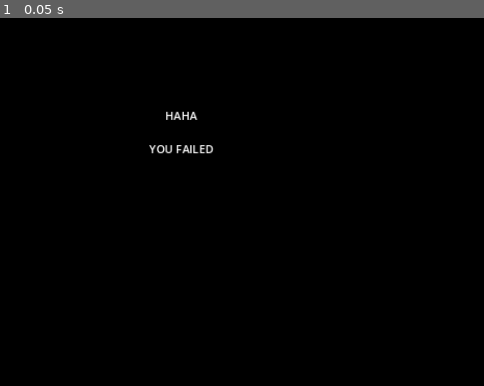
Above: before the commit, frame 1.
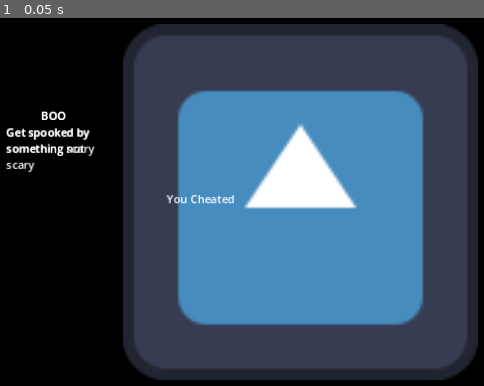
Above: after the commit, the same moment.

Repository: kirby-b/Mouse-Maze-Godot
Game: Godot game, scene res://scenes/lvl_1.tscn
Same seed, same stepped clock (60 frames per second), same inputs: the game is played once before the commit and once after it. The engine's default icon, where the game draws it, is replaced by a stand-in: a white triangle on a blue panel in a dark square.
Inputs:
- Up to frame 1 (0.05 s): no input

The runs differ from the first frame. In frame 1, 71% of the frame differs, in the area x 1-99%, y 1-99%.

Commit message:
Added several animations
Cheat, Fail, NotScary, and Scary

Diff:
--- a/scenes/screen_player.tscn
+++ b/scenes/screen_player.tscn
@@ -1,12 +1,333 @@
-[gd_scene load_steps=2 format=3 uid="uid://ulj6sg3ss4yf"]
+[gd_scene load_steps=10 format=3 uid="uid://ulj6sg3ss4yf"]
 
 [ext_resource type="Texture2D" uid="uid://bh7pvc0vwo7cu" path="res://media/icon.svg" id="1_g6upk"]
+[ext_resource type="Script" path="res://scripts/screen_player.gd" id="1_ww713"]
+
+[sub_resource type="Animation" id="Animation_vlc4v"]
+resource_name = "Cheat"
+length = 0.001
+tracks/0/type = "value"
+tracks/0/imported = false
+tracks/0/enabled = true
+tracks/0/path = NodePath("Cheat/RichTextLabel:visible")
+tracks/0/interp = 1
+tracks/0/loop_wrap = true
+tracks/0/keys = {
+"times": PackedFloat32Array(0),
+"transitions": PackedFloat32Array(1),
+"update": 1,
+"values": [true]
+}
+tracks/1/type = "value"
+tracks/1/imported = false
+tracks/1/enabled = true
+tracks/1/path = NodePath("Background:visible")
+tracks/1/interp = 1
+tracks/1/loop_wrap = true
+tracks/1/keys = {
+"times": PackedFloat32Array(0),
+"transitions": PackedFloat32Array(1),
+"update": 1,
+"values": [true]
+}
+
+[sub_resource type="Animation" id="Animation_6fbb4"]
+resource_name = "Clear"
+length = 0.001
+tracks/0/type = "value"
+tracks/0/imported = false
+tracks/0/enabled = true
+tracks/0/path = NodePath("Background:visible")
+tracks/0/interp = 1
+tracks/0/loop_wrap = true
+tracks/0/keys = {
+"times": PackedFloat32Array(0),
+"transitions": PackedFloat32Array(1),
+"update": 1,
+"values": [false]
+}
+tracks/1/type = "value"
+tracks/1/imported = false
+tracks/1/enabled = true
+tracks/1/path = NodePath("NotScary/JumpScare:visible")
+tracks/1/interp = 1
+tracks/1/loop_wrap = true
+tracks/1/keys = {
+"times": PackedFloat32Array(0),
+"transitions": PackedFloat32Array(1),
+"update": 1,
+"values": [false]
+}
+tracks/2/type = "value"
+tracks/2/imported = false
+tracks/2/enabled = true
+tracks/2/path = NodePath("NotScary/RichTextLabel:visible")
+tracks/2/interp = 1
+tracks/2/loop_wrap = true
+tracks/2/keys = {
+"times": PackedFloat32Array(0),
+"transitions": PackedFloat32Array(1),
+"update": 1,
+"values": [false]
+}
+tracks/3/type = "value"
+tracks/3/imported = false
+tracks/3/enabled = true
+tracks/3/path = NodePath("Scary/JumpScare:visible")
+tracks/3/interp = 1
+tracks/3/loop_wrap = true
+tracks/3/keys = {
+"times": PackedFloat32Array(0),
+"transitions": PackedFloat32Array(1),
+"update": 1,
+"values": [false]
+}
+tracks/4/type = "value"
+tracks/4/imported = false
+tracks/4/enabled = true
+tracks/4/path = NodePath("Scary/RichTextLabel:visible")
+tracks/4/interp = 1
+tracks/4/loop_wrap = true
+tracks/4/keys = {
+"times": PackedFloat32Array(0),
+"transitions": PackedFloat32Array(1),
+"update": 1,
+"values": [false]
+}
+tracks/5/type = "value"
+tracks/5/imported = false
+tracks/5/enabled = true
+tracks/5/path = NodePath("Fail/RichTextLabel:visible")
+tracks/5/interp = 1
+tracks/5/loop_wrap = true
+tracks/5/keys = {
+"times": PackedFloat32Array(0),
+"transitions": PackedFloat32Array(1),
+"update": 1,
+"values": [false]
+}
+tracks/6/type = "value"
+tracks/6/imported = false
+tracks/6/enabled = true
+tracks/6/path = NodePath("Cheat/RichTextLabel:visible")
+tracks/6/interp = 1
+tracks/6/loop_wrap = true
+tracks/6/keys = {
+"times": PackedFloat32Array(0),
+"transitions": PackedFloat32Array(1),
+"update": 1,
+"values": [false]
+}
+
+[sub_resource type="Animation" id="Animation_2wsch"]
+resource_name = "Fail"
+length = 0.001
+tracks/0/type = "value"
+tracks/0/imported = false
+tracks/0/enabled = true
+tracks/0/path = NodePath("Background:visible")
+tracks/0/interp = 1
+tracks/0/loop_wrap = true
+tracks/0/keys = {
+"times": PackedFloat32Array(0),
+"transitions": PackedFloat32Array(1),
+"update": 1,
+"values": [true]
+}
+tracks/1/type = "value"
+tracks/1/imported = false
+tracks/1/enabled = true
+tracks/1/path = NodePath("Fail/RichTextLabel:visible")
+tracks/1/interp = 1
+tracks/1/loop_wrap = true
+tracks/1/keys = {
+"times": PackedFloat32Array(0),
+"transitions": PackedFloat32Array(1),
+"update": 1,
+"values": [true]
+}
+
+[sub_resource type="Animation" id="Animation_anf4p"]
+resource_name = "Not-Scary"
+length = 0.001
+tracks/0/type = "value"
+tracks/0/imported = false
+tracks/0/enabled = true
+tracks/0/path = NodePath("Background:visible")
+tracks/0/interp = 1
+tracks/0/loop_wrap = true
+tracks/0/keys = {
+"times": PackedFloat32Array(0),
+"transitions": PackedFloat32Array(1),
+"update": 1,
+"values": [true]
+}
+tracks/1/type = "value"
+tracks/1/imported = false
+tracks/1/enabled = true
+tracks/1/path = NodePath("NotScary/JumpScare:visible")
+tracks/1/interp = 1
+tracks/1/loop_wrap = true
+tracks/1/keys = {
+"times": PackedFloat32Array(0),
+"transitions": PackedFloat32Array(1),
+"update": 1,
+"values": [true]
+}
+tracks/2/type = "value"
+tracks/2/imported = false
+tracks/2/enabled = true
+tracks/2/path = NodePath("NotScary/RichTextLabel:visible")
+tracks/2/interp = 1
+tracks/2/loop_wrap = true
+tracks/2/keys = {
+"times": PackedFloat32Array(0),
+"transitions": PackedFloat32Array(1),
+"update": 1,
+"values": [true]
+}
+
+[sub_resource type="Animation" id="Animation_kr8c4"]
+length = 0.001
+tracks/0/type = "value"
+tracks/0/imported = false
+tracks/0/enabled = true
+tracks/0/path = NodePath("Background:visible")
+tracks/0/interp = 1
+tracks/0/loop_wrap = true
+tracks/0/keys = {
+"times": PackedFloat32Array(0),
+"transitions": PackedFloat32Array(1),
+"update": 1,
+"values": [true]
+}
+tracks/1/type = "value"
+tracks/1/imported = false
+tracks/1/enabled = true
+tracks/1/path = NodePath("NotScary/JumpScare:visible")
+tracks/1/interp = 1
+tracks/1/loop_wrap = true
+tracks/1/keys = {
+"times": PackedFloat32Array(0),
+"transitions": PackedFloat32Array(1),
+"update": 1,
+"values": [true]
+}
+tracks/2/type = "value"
+tracks/2/imported = false
+tracks/2/enabled = true
+tracks/2/path = NodePath("NotScary/RichTextLabel:visible")
+tracks/2/interp = 1
+tracks/2/loop_wrap = true
+tracks/2/keys = {
+"times": PackedFloat32Array(0),
+"transitions": PackedFloat32Array(1),
+"update": 1,
+"values": [true]
+}
+tracks/3/type = "value"
+tracks/3/imported = false
+tracks/3/enabled = true
+tracks/3/path = NodePath("Scary/JumpScare:visible")
+tracks/3/interp = 1
+tracks/3/loop_wrap = true
+tracks/3/keys = {
+"times": PackedFloat32Array(0),
+"transitions": PackedFloat32Array(1),
+"update": 1,
+"values": [true]
+}
+tracks/4/type = "value"
+tracks/4/imported = false
+tracks/4/enabled = true
+tracks/4/path = NodePath("Scary/RichTextLabel:visible")
+tracks/4/interp = 1
+tracks/4/loop_wrap = true
+tracks/4/keys = {
+"times": PackedFloat32Array(0),
+"transitions": PackedFloat32Array(1),
+"update": 1,
+"values": [true]
+}
+tracks/5/type = "value"
+tracks/5/imported = false
+tracks/5/enabled = true
+tracks/5/path = NodePath("Fail/RichTextLabel:visible")
+tracks/5/interp = 1
+tracks/5/loop_wrap = true
+tracks/5/keys = {
+"times": PackedFloat32Array(0),
+"transitions": PackedFloat32Array(1),
+"update": 1,
+"values": [false]
+}
+tracks/6/type = "value"
+tracks/6/imported = false
+tracks/6/enabled = true
+tracks/6/path = NodePath("Cheat/RichTextLabel:visible")
+tracks/6/interp = 1
+tracks/6/loop_wrap = true
+tracks/6/keys = {
+"times": PackedFloat32Array(0),
+"transitions": PackedFloat32Array(1),
+"update": 1,
+"values": [true]
+}
+
+[sub_resource type="Animation" id="Animation_sjn67"]
+resource_name = "Scary"
+length = 0.001
+tracks/0/type = "value"
+tracks/0/imported = false
+tracks/0/enabled = true
+tracks/0/path = NodePath("Background:visible")
+tracks/0/interp = 1
+tracks/0/loop_wrap = true
+tracks/0/keys = {
+"times": PackedFloat32Array(0),
+"transitions": PackedFloat32Array(1),
+"update": 1,
+"values": [true]
+}
+tracks/1/type = "value"
+tracks/1/imported = false
+tracks/1/enabled = true
+tracks/1/path = NodePath("Scary/JumpScare:visible")
+tracks/1/interp = 1
+tracks/1/loop_wrap = true
+tracks/1/keys = {
+"times": PackedFloat32Array(0),
+"transitions": PackedFloat32Array(1),
+"update": 1,
+"values": [true]
+}
+tracks/2/type = "value"
+tracks/2/imported = false
+tracks/2/enabled = true
+tracks/2/path = NodePath("Scary/RichTextLabel:visible")
+tracks/2/interp = 1
+tracks/2/loop_wrap = true
+tracks/2/keys = {
+"times": PackedFloat32Array(0),
+"transitions": PackedFloat32Array(1),
+"update": 1,
+"values": [true]
+}
+
+[sub_resource type="AnimationLibrary" id="AnimationLibrary_7u0cf"]
+_data = {
+"Cheat": SubResource("Animation_vlc4v"),
+"Clear": SubResource("Animation_6fbb4"),
+"Fail": SubResource("Animation_2wsch"),
+"Not-Scary": SubResource("Animation_anf4p"),
+"RESET": SubResource("Animation_kr8c4"),
+"Scary": SubResource("Animation_sjn67")
+}
 
 [node name="ScreenPlayer" type="CanvasLayer"]
-
-[node name="AnimationPlayer" type="AnimationPlayer" parent="."]
-
-[node name="ColorRect" type="ColorRect" parent="."]
+script = ExtResource("1_ww713")
+
+[node name="Background" type="ColorRect" parent="."]
 offset_right = 1152.0
 offset_bottom = 648.0
 color = Color(0, 0, 0, 1)
@@ -14,13 +335,11 @@
 [node name="NotScary" type="Node" parent="."]
 
 [node name="JumpScare" type="Sprite2D" parent="NotScary"]
-visible = false
 position = Vector2(728, 320)
 scale = Vector2(4, 4)
 texture = ExtResource("1_g6upk")
 
 [node name="RichTextLabel" type="RichTextLabel" parent="NotScary"]
-visible = false
 offset_left = 304.0
 offset_top = 184.0
 offset_right = 440.0
@@ -32,13 +351,11 @@
 [node name="Scary" type="Node" parent="."]
 
 [node name="JumpScare" type="Sprite2D" parent="Scary"]
-visible = false
 position = Vector2(728, 320)
 scale = Vector2(4, 4)
 texture = ExtResource("1_g6upk")
 
 [node name="RichTextLabel" type="RichTextLabel" parent="Scary"]
-visible = false
 offset_left = 304.0
 offset_top = 184.0
 offset_right = 440.0
@@ -50,6 +367,7 @@
 [node name="Fail" type="Node" parent="."]
 
 [node name="RichTextLabel" type="RichTextLabel" parent="Fail"]
+visible = false
 offset_left = 408.0
 offset_top = 184.0
 offset_right = 704.0
@@ -58,3 +376,18 @@
 text = "[center]HAHA
 
 YOU FAILED[/center]"
+
+[node name="Cheat" type="Node" parent="."]
+
+[node name="RichTextLabel" type="RichTextLabel" parent="Cheat"]
+offset_left = 368.0
+offset_top = 304.0
+offset_right = 800.0
+offset_bottom = 336.0
+bbcode_enabled = true
+text = "[center]You Cheated[/center]"
+
+[node name="AnimationPlayer" type="AnimationPlayer" parent="."]
+libraries = {
+"": SubResource("AnimationLibrary_7u0cf")
+}
